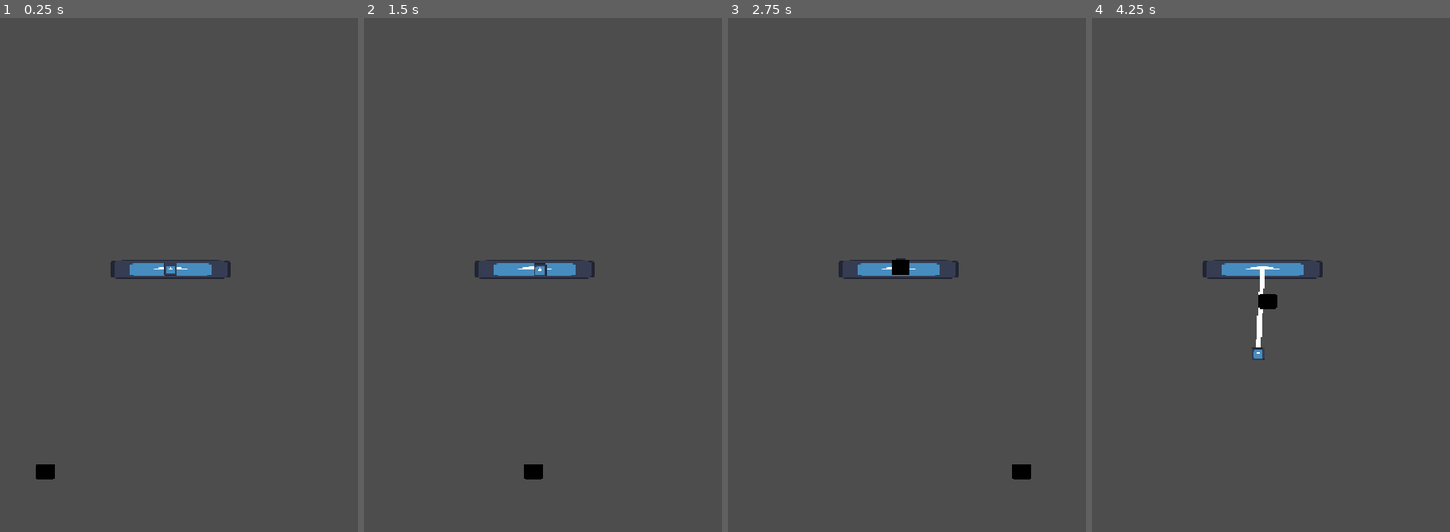
Above: before the commit, frames 1-4 (left to right).
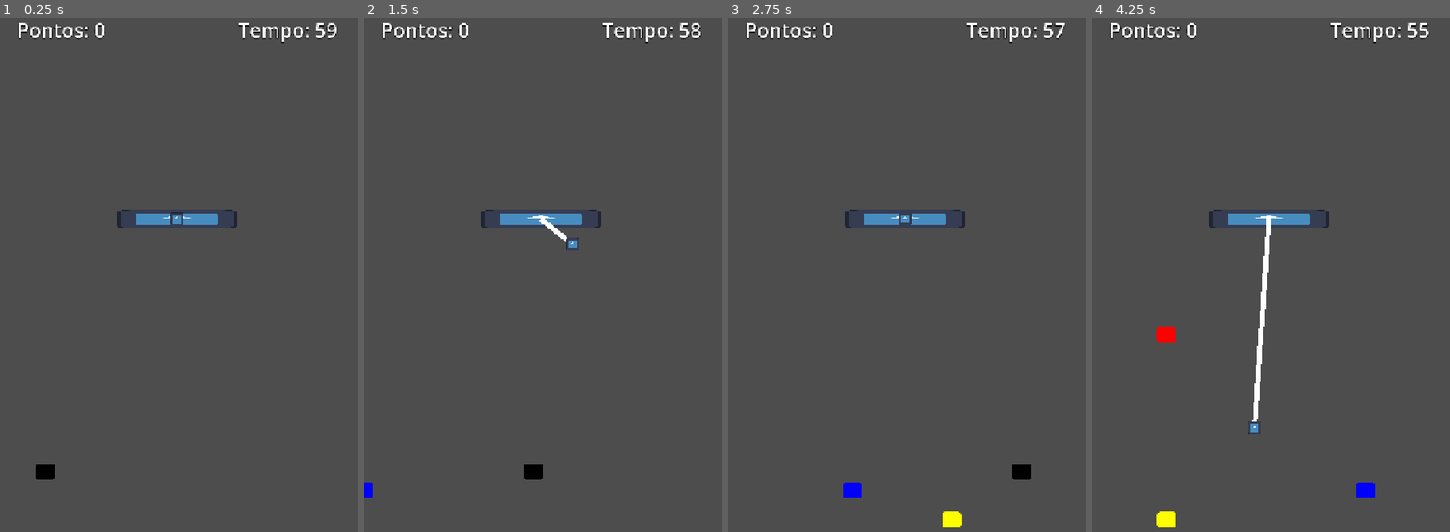
Above: after the commit, the same moments.

Repository: Studio-Zee/Projeto-GamePescaria
Game: Godot game, scene res://cenas/player/player.tscn
Two runs of this game, one before a commit and one after it. Both use one fixed random seed, a clock stepped at 60 frames per second and the inputs below. The project has no main scene, so this scene is started directly. The engine's default icon, where the game draws it, is replaced by a stand-in: a white triangle on a blue panel in a dark square.
Inputs (mouse positions are in pixels of both pictures, inside the frame that each line leads up to):
- Up to frame 1 (0.25 s): no input
- Up to frame 2 (1.5 s): tap Enter at 0.5 s; move the mouse to (621, 285) at 0.52 s; click (621, 285) at 0.67 s; move the mouse to (471, 346) at 1.27 s; click (471, 346) at 1.42 s
- Up to frame 3 (2.75 s): tap Space at 2 s; move the mouse to (942, 177) at 2.02 s; click (942, 177) at 2.17 s
- Up to frame 4 (4.25 s): move the mouse to (1253, 444) at 2.77 s; click (1253, 444) at 2.92 s; move the mouse to (1378, 408) at 3.52 s; click (1378, 408) at 3.67 s

The runs differ from the first frame. In frame 1, 2.0% of the frame differs, in the area x 5-95%, y 0-51%; in frame 2, 2.2%; in frame 3, 2.3%; in frame 4, 3.2%, in the area x 5-95%, y 0-100%.

Commit message:
Novos peixes adicionados, e novo sistema de pontuação

Diff:
--- /dev/null
+++ b/cenas/peixe/peixe_amarelo.tscn
@@ -0,0 +1,22 @@
+[gd_scene format=3 uid="uid://cbox1b5hnqnpm"]
+
+[ext_resource type="Script" uid="uid://bsj7fmqwg7f8l" path="res://scripts/peixe/peixe.gd" id="1_ao3hc"]
+[ext_resource type="Texture2D" uid="uid://dg6kemjmabild" path="res://icon.svg" id="2_fqua1"]
+
+[sub_resource type="RectangleShape2D" id="RectangleShape2D_sqpse"]
+size = Vector2(56.76252, 30.781033)
+
+[node name="Peixe" type="Area2D" unique_id=675272164 groups=["peixes"]]
+scale = Vector2(0.5, 0.5)
+script = ExtResource("1_ao3hc")
+pontos = 50
+
+[node name="CollisionShape2D" type="CollisionShape2D" parent="." unique_id=2056733503]
+position = Vector2(-4.7683716e-07, -0.5937891)
+scale = Vector2(1.3389118, 2.040621)
+shape = SubResource("RectangleShape2D_sqpse")
+
+[node name="Sprite2D" type="Sprite2D" parent="." unique_id=1340325473]
+modulate = Color(17.557072, 17.557072, 0, 1)
+scale = Vector2(0.5860465, 0.48022598)
+texture = ExtResource("2_fqua1")
--- /dev/null
+++ b/cenas/peixe/peixe_azul.tscn
@@ -0,0 +1,22 @@
+[gd_scene format=3 uid="uid://cgthrhw5mho33"]
+
+[ext_resource type="Script" uid="uid://bsj7fmqwg7f8l" path="res://scripts/peixe/peixe.gd" id="1_5alaq"]
+[ext_resource type="Texture2D" uid="uid://dg6kemjmabild" path="res://icon.svg" id="2_h3ac1"]
+
+[sub_resource type="RectangleShape2D" id="RectangleShape2D_sqpse"]
+size = Vector2(56.76252, 30.781033)
+
+[node name="Peixe" type="Area2D" unique_id=675272164 groups=["peixes"]]
+scale = Vector2(0.5, 0.5)
+script = ExtResource("1_5alaq")
+pontos = 100
+
+[node name="CollisionShape2D" type="CollisionShape2D" parent="." unique_id=2056733503]
+position = Vector2(-4.7683716e-07, -0.5937891)
+scale = Vector2(1.3389118, 2.040621)
+shape = SubResource("RectangleShape2D_sqpse")
+
+[node name="Sprite2D" type="Sprite2D" parent="." unique_id=1340325473]
+modulate = Color(0, 0, 17.557072, 1)
+scale = Vector2(0.5860465, 0.48022598)
+texture = ExtResource("2_h3ac1")
--- /dev/null
+++ b/cenas/peixe/peixe_verde.tscn
@@ -0,0 +1,22 @@
+[gd_scene format=3 uid="uid://bpy6gk4csqwk1"]
+
+[ext_resource type="Script" uid="uid://bsj7fmqwg7f8l" path="res://scripts/peixe/peixe.gd" id="1_vjcgp"]
+[ext_resource type="Texture2D" uid="uid://dg6kemjmabild" path="res://icon.svg" id="2_n1em6"]
+
+[sub_resource type="RectangleShape2D" id="RectangleShape2D_sqpse"]
+size = Vector2(56.76252, 30.781033)
+
+[node name="Peixe" type="Area2D" unique_id=675272164 groups=["peixes"]]
+scale = Vector2(0.5, 0.5)
+script = ExtResource("1_vjcgp")
+pontos = 5
+
+[node name="CollisionShape2D" type="CollisionShape2D" parent="." unique_id=2056733503]
+position = Vector2(-4.7683716e-07, -0.5937891)
+scale = Vector2(1.3389118, 2.040621)
+shape = SubResource("RectangleShape2D_sqpse")
+
+[node name="Sprite2D" type="Sprite2D" parent="." unique_id=1340325473]
+modulate = Color(0, 17.557072, 0, 1)
+scale = Vector2(0.5860465, 0.48022598)
+texture = ExtResource("2_n1em6")
--- /dev/null
+++ b/cenas/peixe/peixe_vermelho.tscn
@@ -0,0 +1,21 @@
+[gd_scene format=3 uid="uid://dhoxjgpevna55"]
+
+[ext_resource type="Script" uid="uid://bsj7fmqwg7f8l" path="res://scripts/peixe/peixe.gd" id="1_qhkr7"]
+[ext_resource type="Texture2D" uid="uid://dg6kemjmabild" path="res://icon.svg" id="2_5wp8k"]
+
+[sub_resource type="RectangleShape2D" id="RectangleShape2D_sqpse"]
+size = Vector2(56.76252, 30.781033)
+
+[node name="Peixe" type="Area2D" unique_id=675272164 groups=["peixes"]]
+scale = Vector2(0.5, 0.5)
+script = ExtResource("1_qhkr7")
+
+[node name="CollisionShape2D" type="CollisionShape2D" parent="." unique_id=2056733503]
+position = Vector2(-4.7683716e-07, -0.5937891)
+scale = Vector2(1.3389118, 2.040621)
+shape = SubResource("RectangleShape2D_sqpse")
+
+[node name="Sprite2D" type="Sprite2D" parent="." unique_id=1340325473]
+modulate = Color(17.557072, 0, 0, 1)
+scale = Vector2(0.5860465, 0.48022598)
+texture = ExtResource("2_5wp8k")
--- a/cenas/player/player.tscn
+++ b/cenas/player/player.tscn
@@ -1,17 +1,36 @@
 [gd_scene format=3 uid="uid://djcvsdykwknfw"]
 
+[ext_resource type="Script" uid="uid://cmj7gxp03o3ms" path="res://scripts/jogoRaiz/cronometro.gd" id="1_bmch6"]
 [ext_resource type="Script" uid="uid://ddy125iwqgjqp" path="res://scripts/player/player.gd" id="1_w152q"]
 [ext_resource type="Texture2D" uid="uid://dg6kemjmabild" path="res://icon.svg" id="2_4i5rx"]
 [ext_resource type="PackedScene" uid="uid://spuc6dk7exs7" path="res://cenas/peixe/peixe.tscn" id="3_4i5rx"]
 [ext_resource type="Script" uid="uid://d0k8jdw7liixr" path="res://scripts/spawnerPeixes/spawner_peixes.gd" id="4_a8ubr"]
+[ext_resource type="PackedScene" uid="uid://cbox1b5hnqnpm" path="res://cenas/peixe/peixe_amarelo.tscn" id="6_h2li5"]
+[ext_resource type="PackedScene" uid="uid://cgthrhw5mho33" path="res://cenas/peixe/peixe_azul.tscn" id="7_0wone"]
+[ext_resource type="PackedScene" uid="uid://bpy6gk4csqwk1" path="res://cenas/peixe/peixe_verde.tscn" id="8_ua7yo"]
+[ext_resource type="PackedScene" uid="uid://dhoxjgpevna55" path="res://cenas/peixe/peixe_vermelho.tscn" id="9_gb1k2"]
 
 [sub_resource type="CircleShape2D" id="CircleShape2D_kqu6x"]
 
+[sub_resource type="LabelSettings" id="LabelSettings_a8ubr"]
+font_size = 40
+shadow_size = 4
+shadow_color = Color(0, 0, 0, 1)
+shadow_offset = Vector2(0, 1)
+
+[sub_resource type="LabelSettings" id="LabelSettings_bmch6"]
+font_size = 40
+shadow_size = 4
+shadow_color = Color(0, 0, 0, 1)
+shadow_offset = Vector2(0, 1)
+
 [node name="jogo" type="Node2D" unique_id=430194434]
+script = ExtResource("1_bmch6")
 
-[node name="player" type="Node2D" parent="." unique_id=305810562]
-position = Vector2(343, 547)
+[node name="player" type="Node2D" parent="." unique_id=305810562 node_paths=PackedStringArray("label_pontos")]
+position = Vector2(356, 446)
 script = ExtResource("1_w152q")
+label_pontos = NodePath("../Interface/TextoPontos")
 
 [node name="BarcoSprite" type="Sprite2D" parent="player" unique_id=1125401417]
 scale = Vector2(1.8974212, 0.28830296)
@@ -34,10 +53,33 @@
 
 [node name="SpawnerPeixes" type="Node2D" parent="." unique_id=1524064787]
 script = ExtResource("4_a8ubr")
-peixe_cena = ExtResource("3_4i5rx")
+tipos_de_peixes = Array[PackedScene]([ExtResource("3_4i5rx"), ExtResource("6_h2li5"), ExtResource("7_0wone"), ExtResource("8_ua7yo"), ExtResource("9_gb1k2")])
+altura_minima = 650.0
 
 [node name="Timer" type="Timer" parent="SpawnerPeixes" unique_id=1440818253]
-wait_time = 1.5
+autostart = true
+
+[node name="Interface" type="CanvasLayer" parent="." unique_id=1255215868]
+
+[node name="TextoPontos" type="Label" parent="Interface" unique_id=1805334723]
+offset_left = 34.0
+offset_top = 38.0
+offset_right = 212.0
+offset_bottom = 93.0
+text = "Pontos: 0"
+label_settings = SubResource("LabelSettings_a8ubr")
+
+[node name="TextoTempo" type="Label" parent="Interface" unique_id=413812762]
+offset_left = 479.0
+offset_top = 38.0
+offset_right = 679.0
+offset_bottom = 93.0
+text = "Tempo: 60"
+label_settings = SubResource("LabelSettings_bmch6")
+
+[node name="TimerJogo" type="Timer" parent="." unique_id=2003026349]
+wait_time = 60.0
+one_shot = true
 autostart = true
 
 [connection signal="area_entered" from="player/Anzol" to="player" method="_on_anzol_area_entered"]
--- /dev/null
+++ b/scripts/jogoRaiz/cronometro.gd
@@ -0,0 +1,21 @@
+extends Node2D
+
+@onready var texto_tempo = $Interface/TextoTempo
+@onready var timer_jogo = $TimerJogo
+
+func _process(_delta):
+	# Atualiza o texto na tela pegando o tempo que falta no Timer
+	if not timer_jogo.is_stopped():
+		var tempo_restante = int(timer_jogo.time_left)
+		texto_tempo.text = "Tempo: " + str(tempo_restante)
+	else:
+		texto_tempo.text = "Tempo: 0"
+
+func _ready():
+	# Quando o tempo acabar, chama a função de Game Over
+	timer_jogo.timeout.connect(_on_tempo_esgotado)
+
+func _on_tempo_esgotado():
+	print("Fim de Jogo!")
+	# Aqui você pode parar o Spawner ou mostrar uma tela de pontuação final
+	$SpawnerPeixes.queue_free() # Destrói o spawner para parar de vir peixes
--- a/scripts/peixe/peixe.gd
+++ b/scripts/peixe/peixe.gd
@@ -2,6 +2,7 @@
 
 var velocidade: float = 200.0
 var direcao: int = 1
+@export var pontos: int = 20 # Agora você pode mudar esse valor no Inspector!
 
 func _ready():
 	# Se a direção for -1 (indo para a esquerda), vira a imagem do peixe
--- a/scripts/player/player.gd
+++ b/scripts/player/player.gd
@@ -1,14 +1,19 @@
 extends Node2D
+
+@export var label_pontos: Label
+
+# NOVO: Exportamos as velocidades para você ajustar direto no Inspector!
+@export var velocidade_anzol: float = 400.0 # Velocidade normal (descendo ou voltando vazio)
+@export var velocidade_com_peixe: float = 150.0 # Velocidade mais lenta puxando o peixe
 
 @onready var anzol = $Anzol
 @onready var linha_pesca = $LinhaPesca
 
 var pescando = false
 var pos_inicial_anzol = Vector2.ZERO
-var velocidade_anzol = 400.0
+var tween_atual: Tween
 
-# NOVO: Variável para guardar o movimento atual e podermos cancelá-lo
-var tween_atual: Tween
+var pontuacao: int = 0
 
 func _ready():
 	pos_inicial_anzol = anzol.position
@@ -16,6 +21,9 @@
 	linha_pesca.clear_points()
 	linha_pesca.add_point(Vector2.ZERO)
 	linha_pesca.add_point(anzol.position)
+
+	if label_pontos:
+		label_pontos.text = "Pontos: " + str(pontuacao)
 
 func _process(_delta):
 	linha_pesca.set_point_position(1, anzol.position)
@@ -30,37 +38,32 @@
 	pescando = true
 
 	var distancia = pos_inicial_anzol.distance_to(pos_alvo)
+	# Usa a velocidade normal para descer
 	var tempo_movimento = distancia / velocidade_anzol
 
-	# NOVO: Usamos a variável global em vez de criar uma local ("var tween = ...")
 	tween_atual = create_tween()
-
 	tween_atual.tween_property(anzol, "position", pos_alvo, tempo_movimento).set_trans(Tween.TRANS_SINE)
+	# Usa a velocidade normal para subir se não pegar nada
 	tween_atual.tween_property(anzol, "position", pos_inicial_anzol, tempo_movimento).set_trans(Tween.TRANS_SINE)
-
 	tween_atual.tween_callback(func(): pescando = false)
 
 func _on_anzol_area_entered(area: Area2D) -> void:
 	if area.is_in_group("peixes"):
-		print("Peixe fisgado!")
-
-		# Desliga a colisão do anzol temporariamente (já seguro com set_deferred)
 		anzol.set_deferred("monitoring", false)
 
-		# Para a movimentação do peixe e desliga a colisão dele
 		area.set_process(false)
 		area.set_deferred("monitoring", false)
 		area.set_deferred("monitorable", false)
 
-		# CHAMA A FUNÇÃO DE GRUDAR DE FORMA SEGURA (DEFERRED)
 		call_deferred("_grudar_peixe", area)
 
-		# Cancela o movimento de descida
 		if tween_atual and tween_atual.is_running():
 			tween_atual.kill()
 
 		var distancia_volta = anzol.position.distance_to(pos_inicial_anzol)
-		var tempo_volta = distancia_volta / velocidade_anzol
+
+		# NOVO: Aqui está o segredo! Usamos a velocidade lenta para calcular a volta
+		var tempo_volta = distancia_volta / velocidade_com_peixe
 
 		tween_atual = create_tween()
 		tween_atual.tween_property(anzol, "position", pos_inicial_anzol, tempo_volta).set_trans(Tween.TRANS_SINE)
@@ -70,11 +73,33 @@
 			anzol.set_deferred("monitoring", true)
 
 			if is_instance_valid(area):
+				var pontos_ganhos = 20
+				if "pontos" in area:
+					pontos_ganhos = area.pontos
+
+				pontuacao += pontos_ganhos
+				if label_pontos:
+					label_pontos.text = "Pontos: " + str(pontuacao)
+
+				_mostrar_texto_flutuante(pontos_ganhos)
 				area.queue_free()
 		)
 
-# Nova função dedicada apenas a trocar o peixe de pai com segurança
 func _grudar_peixe(peixe: Area2D):
 	if is_instance_valid(peixe):
 		peixe.reparent(anzol)
-		peixe.position = Vector2(0, 20) # Posiciona o peixe um pouco abaixo do anzol
+		peixe.position = Vector2(0, 20)
+
+func _mostrar_texto_flutuante(valor: int):
+	var texto = Label.new()
+	texto.text = str(valor)
+	texto.add_theme_font_size_override("font_size", 40)
+	texto.add_theme_color_override("font_color", Color(1, 0, 0))
+
+	texto.position = $BarcoSprite.position + Vector2(30, -10)
+	add_child(texto)
+
+	var tween = create_tween()
+	tween.tween_property(texto, "position", texto.position + Vector2(0, -50), 0.6)
+	tween.parallel().tween_property(texto, "modulate:a", 0.0, 0.6)
+	tween.tween_callback(texto.queue_free)
--- a/scripts/spawnerPeixes/spawner_peixes.gd
+++ b/scripts/spawnerPeixes/spawner_peixes.gd
@@ -1,40 +1,36 @@
 extends Node2D
 
-# Isso cria um campo no Inspector para você arrastar a cena do peixe
-@export var peixe_cena: PackedScene
+# Mudamos de uma cena única para um Array (lista) de cenas!
+@export var tipos_de_peixes: Array[PackedScene]
+
+@export var altura_minima: float = 600.0
+@export var altura_maxima: float = 1100.0
+
 @onready var timer = $Timer
 
-# Ajuste essas alturas dependendo de onde começa e termina a sua água na tela
-var altura_minima = 300.0
-var altura_maxima = 700.0
-
 func _ready():
-	# Conecta o sinal de tempo esgotado do Timer a este script
 	timer.timeout.connect(_on_timer_timeout)
 
 func _on_timer_timeout():
-	if not peixe_cena:
-		print("Você esqueceu de colocar a cena do peixe no Spawner!")
+	# Verifica se a lista está vazia para não dar erro
+	if tipos_de_peixes.is_empty():
+		print("Coloque as cenas dos peixes na lista do Spawner!")
 		return
 
-	# Cria uma cópia da cena do peixe
-	var novo_peixe = peixe_cena.instantiate()
+	# Sorteia um peixe aleatório da sua lista
+	var cena_escolhida = tipos_de_peixes.pick_random()
 
-	# Sorteia uma altura (Y) aleatória para o peixe nascer
+	# Cria a cópia do peixe sorteado
+	var novo_peixe = cena_escolhida.instantiate()
+
 	var altura_sorteada = randf_range(altura_minima, altura_maxima)
-
-	# Sorteia se ele nasce na esquerda (0) ou direita (1)
 	var lado_sorteado = randi() % 2
 
 	if lado_sorteado == 0:
-		# Nasce na esquerda (fora da tela) e vai para a direita
 		novo_peixe.position = Vector2(-100, altura_sorteada)
 		novo_peixe.direcao = 1
 	else:
-		# Nasce na direita (fora da tela) e vai para a esquerda
-		# Troque o '600' pela largura máxima da sua tela + um chorinho
-		novo_peixe.position = Vector2(600, altura_sorteada)
+		novo_peixe.position = Vector2(600, altura_sorteada) # Ajuste o 600 para a largura da sua tela
 		novo_peixe.direcao = -1
 
-	# Finalmente, coloca o peixe no mundo
 	add_child(novo_peixe)
Not shown, added: scripts/jogoRaiz/cronometro.gd.uid
